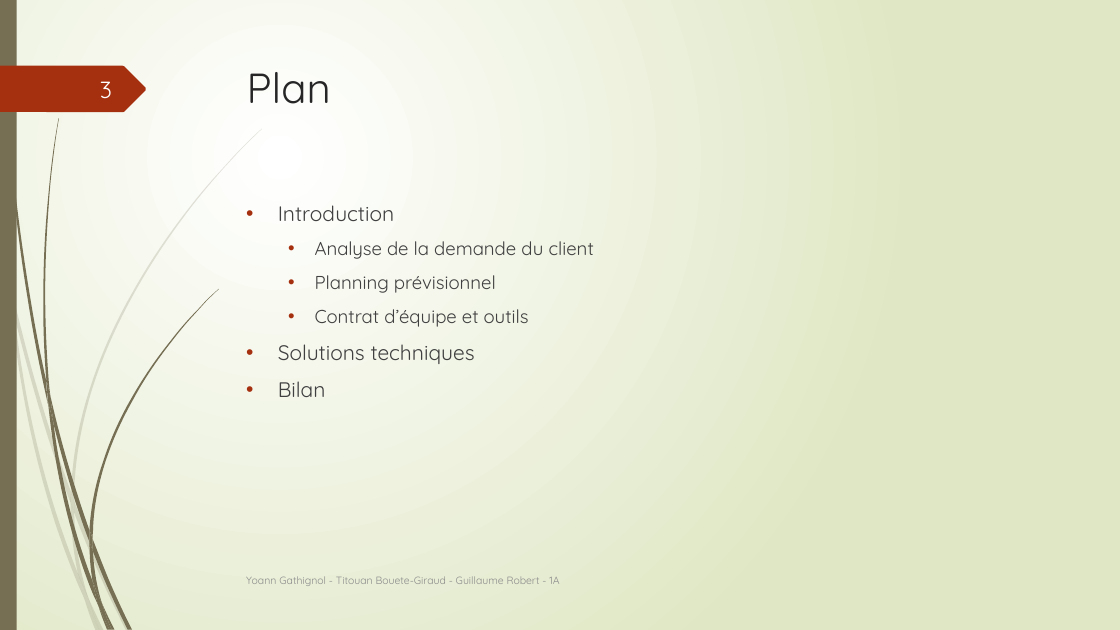
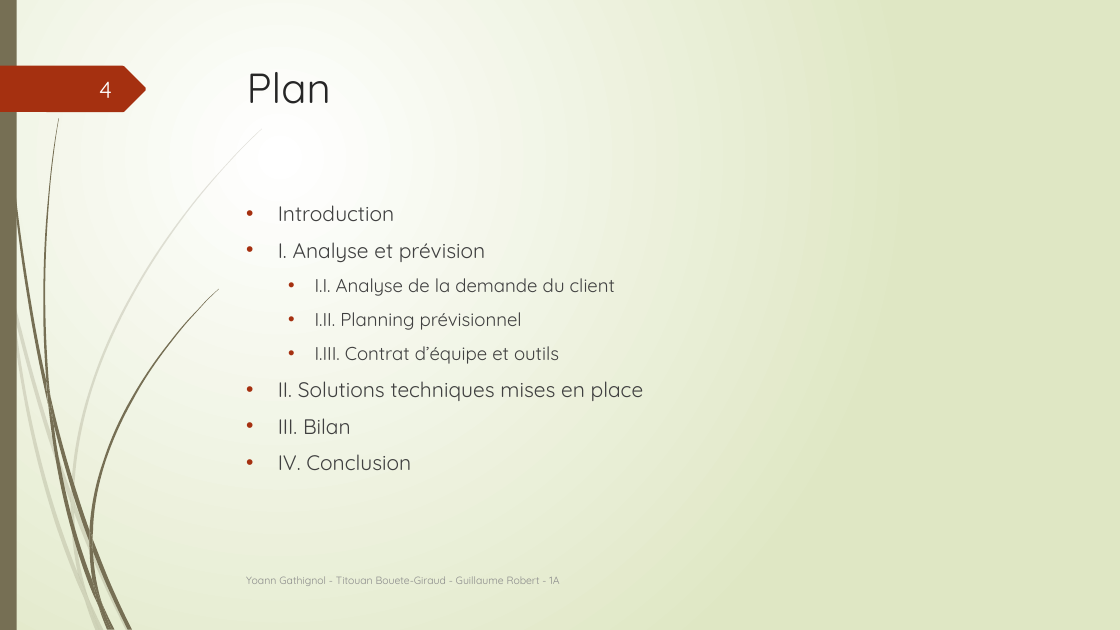
Before and after one commit to Guyoms/PTUT2016, a slide deck: slide 4 of IHearISay/I_HEAR_I_SAY_Intro.pptx (slide 3 before the commit). Drawn at 1120x630 pixels with LibreOffice and Linux fonts; fonts in the diff are those of the drawing. Boxes give left, top, right and bottom in pixels: in the first picture for what was removed or moved away, otherwise in the second. Text is boxed around its words. In the diff, an @@ line names an element or a change of style, - is before the commit and + after.

Commit message:
Dépôt pptx intro + pts techniques à améliorier

```diff
--- a/IHearISay/I_HEAR_I_SAY_Intro.pptx
+++ b/IHearISay/I_HEAR_I_SAY_Intro.pptx
@@ page number at (99,82,112,98): text changed @@
-3
+4
@@ text at (278,242,644,470): text changed @@
-  • Analyse de la demande du client
-  • Planning prévisionnel
-  • Contrat d’équipe et outils
-• Solutions techniques
-• Bilan
+• I. Analyse et prévision
+  • I.I. Analyse de la demande du client
+  • I.II. Planning prévisionnel
+  • I.III. Contrat d’équipe et outils
+• II. Solutions techniques mises en place
+• III. Bilan
+• IV. Conclusion
```
Also in this commit, not shown: 10 other slides changed, 1 slide added, 1 other file.
